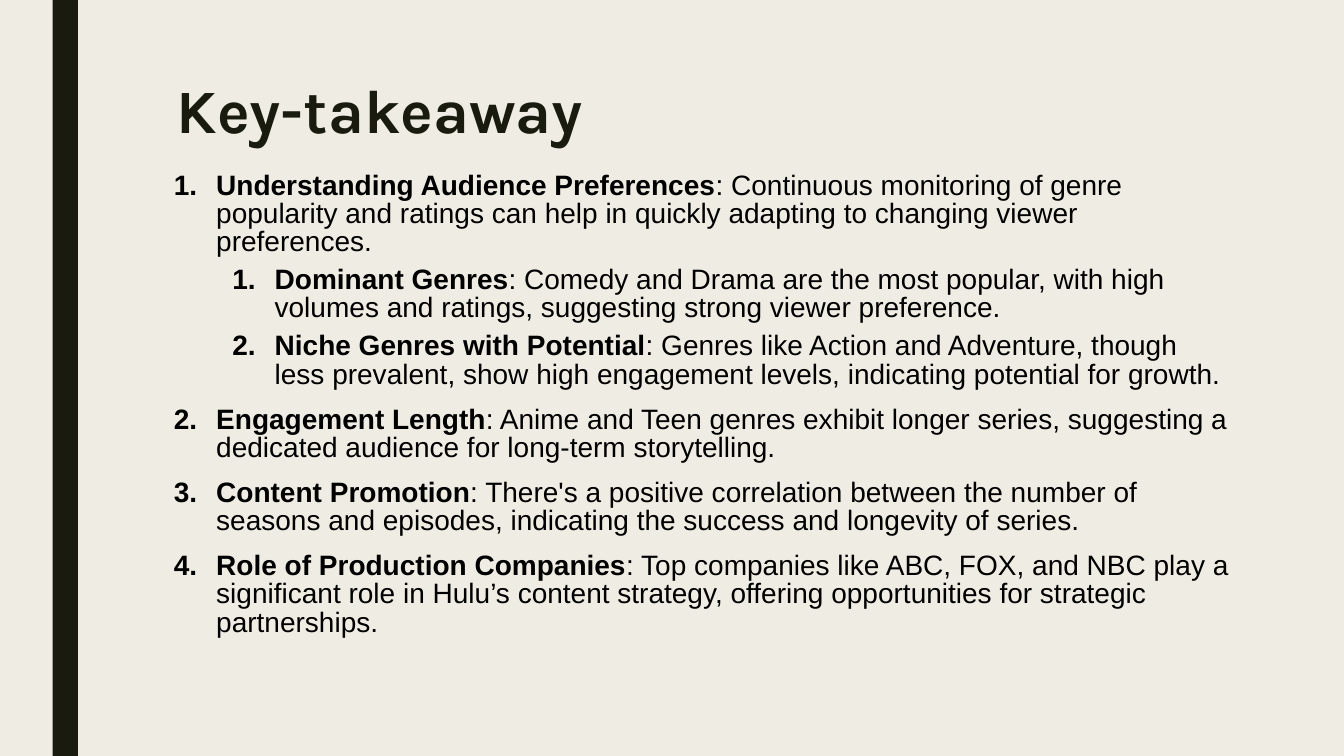
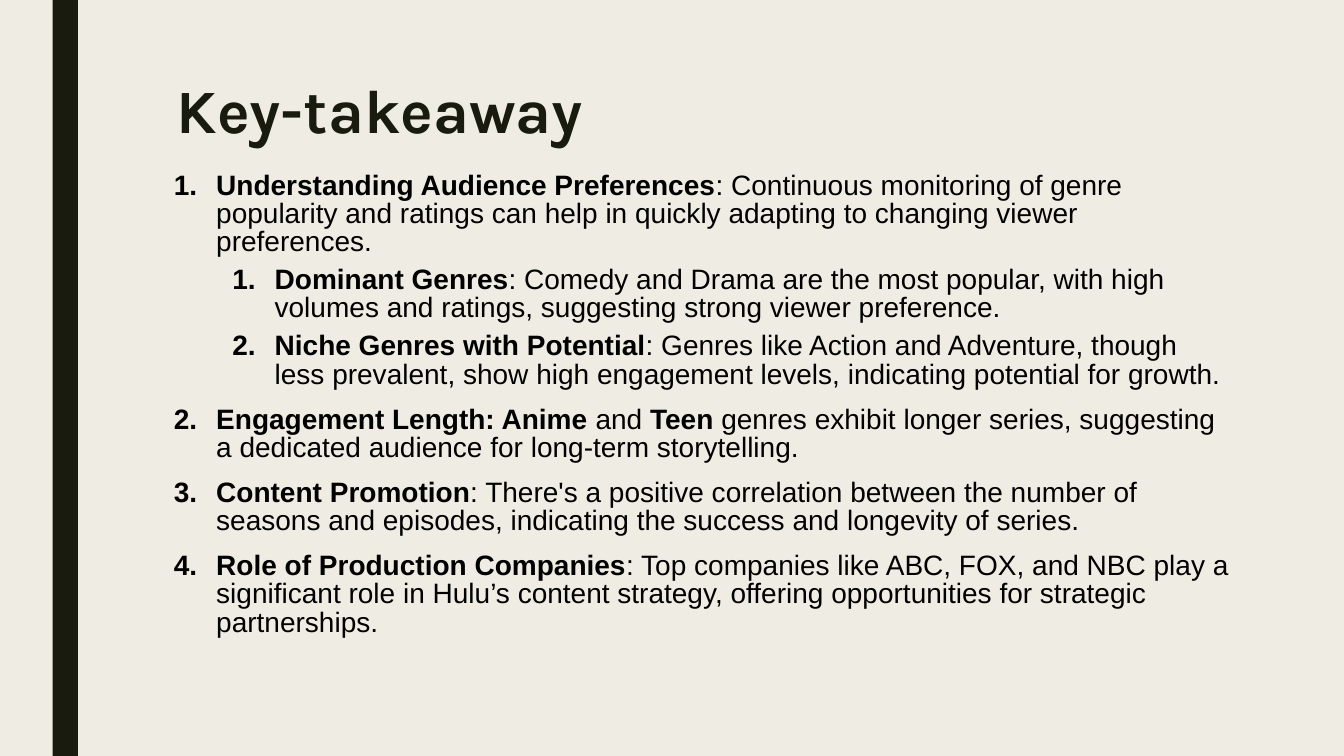
Before and after one commit to thikyi/Springboard, a slide deck: slide 8 of 31.3.2 Data_StoryTelling/Presentation.pptx. Drawn at 1344x756 pixels with LibreOffice and Linux fonts; fonts in the diff are those of the drawing. Boxes give left, top, right and bottom in pixels: in the first picture for what was removed or moved away, otherwise in the second. Text is boxed around its words. In the diff, an @@ line names an element or a change of style, - is before the commit and + after.

```diff
--- a/31.3.2 Data_StoryTelling/Presentation.pptx
+++ b/31.3.2 Data_StoryTelling/Presentation.pptx
@@ text at [216,408,1215,462]: bold on in "Length: Anime Teen" @@
```
Also in this commit, not shown: 3 other slides changed, 1 other file.
